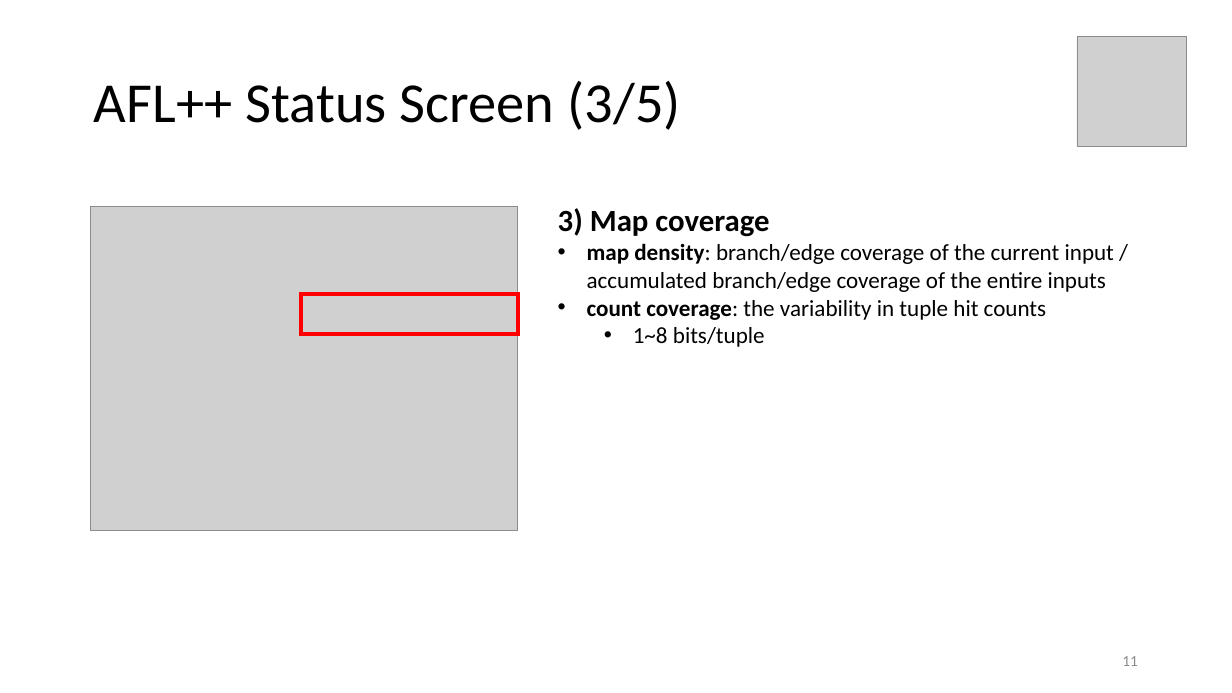
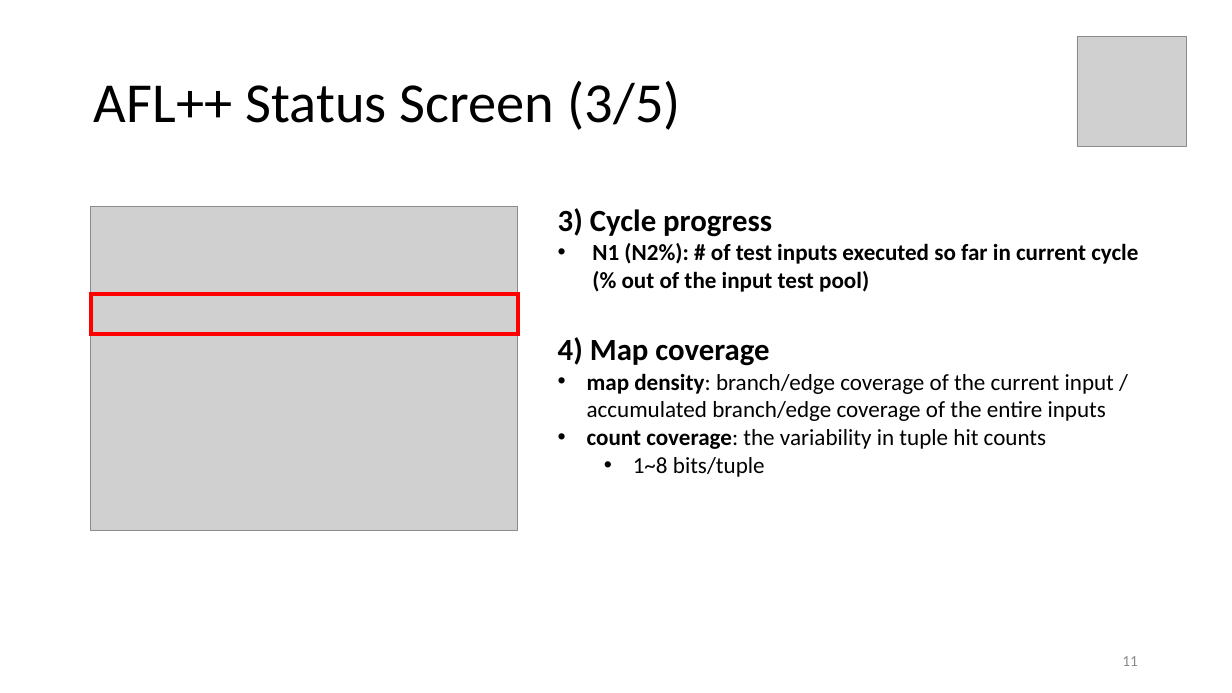
Before and after one commit to swtv-kaist/cs40508-fall26, a slide deck: slide 11 of 4-fuzzing/lec42-fuzzing_with_afl++-v3.pptx. Drawn at 1232x693 pixels with LibreOffice and Linux fonts; fonts in the diff are those of the drawing; grey boxes stand for pictures. Boxes give left, top, right and bottom in pixels: in the first picture for what was removed or moved away, otherwise in the second. Text is boxed around its words. In the diff, an @@ line names an element or a change of style, - is before the commit and + after.

```diff
--- a/4-fuzzing/lec42-fuzzing_with_afl++-v3.pptx
+++ b/4-fuzzing/lec42-fuzzing_with_afl++-v3.pptx
@@ text at <box>558,208,1138,366</box>: text changed; size 24 to 18 pt @@
-3) Map coverage
+3) Cycle progress
+• N1 (N2%): # of test inputs executed so far in current cycle (% out of the input test pool)
+4) Map coverage
@@ rectangle: place and size @@
-rectangle at <box>301,294,518,334</box>
+rectangle at <box>91,294,518,334</box>
```
Also in this commit, not shown: 4 other slides changed, 1 other file.
